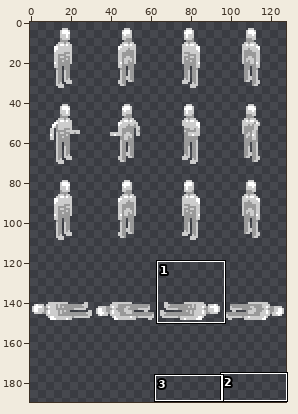
One commit to this sprite sheet: chars/1.png. The picture above shows the old version from afar; the outline marks the close-up.
Close-up. Before the edit:
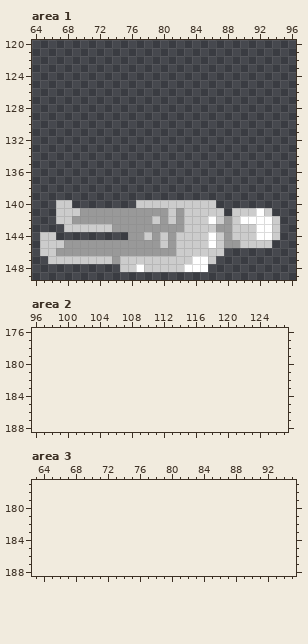
The file is 128x152 pixels. Colours within 5 levels of each other are drawn and written as one. Shown: area 1: x 64..96, y 120..149; area 2: x 96..127, y 176..188; area 3: x 63..95, y 177..188. The old version is drawn lined up with the new one, on the new canvas. The commit also changed other parts of the picture, which this record leaves out.
After the commit:
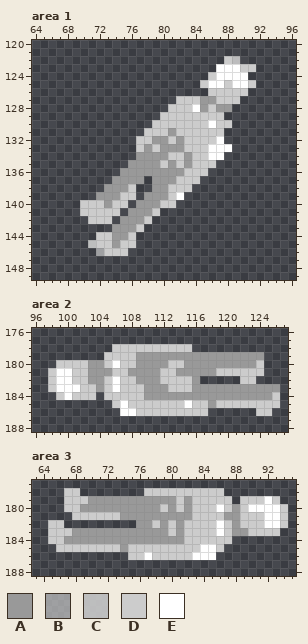
Palette (. is transparent): A #999999  B #ccccccaa  C #cccccce3  D #cccccc  E #ffffff
The exact change:
canvas 128x152 -> 128x190
Changed rows in their new state; - is an unchanged pixel.
Area 1:
first column x 65:
122 -----------------------DC-----
123 ----------------------EEEDD---
124 ---------------------DEEEE----
125 --------------------DEEDEED---
126 ---------------------DDDDD----
127 -----------------DDDAADDD-----
128 ----------------DDDEADAA------
129 ---------------DDDDDDDD-------
130 --------------DDDDDDDEDD------
131 -------------DDDADDDDDD-------
132 ------------DDAADADDDDE-------
133 ------------DADAAADDDEEE------
134 ------------AAAADDADDEE-------
135 -----------AAAADADADDD--------
136 ----------AAAAAAAADDD---------
137 ---------AAAA-AAADDD----------
138 --------AAAD--AADDD-----------
139 -------AAADD-AAADE------------
140 --..-DDDADD-AAA--.....--------
141 --...DDDDD.---D........-.....-
142 --....DDD.---D................
143 ---......---D.................
144 ..-----DDAAD..................
145 ......CDD-DD.................-
146 .......BDDD............-------
147 -.....................--------
148 ----------...........---------
Area 2:
first column x 98:
178 --------DDDDDDDDDD-----------
179 -------DDDDAAAAAAAAAAAAAAAA--
180 -DDDDAADEDDAAAADDAAAAAAAAAD--
181 DEEDDAAADDAAAADDAAAAADDDDDD--
182 DEEDDAADEDDAAADDDDA-----DD---
183 DEEEDDADEDDDAAADDDAAAAAAAAAAA
184 -DEDDD-DDDDDAAAAAAAAAAAAAAAAD
185 --------DEDDDDDDDEDDADDDDDDDD
186 ---------EEDDDDDDDDD------DD-
Area 3:
first column x 65:
178 --DD--------DDDDDDDDDD--------
179 --DDDAAAAAAAAAAADADDDDD-DDDED-
180 --DDAAAAAAAAAADADADDDEDADEEEED
181 ---DDDDDDAAAAAAAAADDDDAADDDEED
182 DD---------AADADADDDDEDADDDEED
183 DDDAAAAAAAAAAAADADDDDEDAADDDD-
184 DDAAAAAAAAAAAAAAADDDDDD-------
185 -DDDDDDDDADDDDDDDDDEED--------
186 ----------DDEDDDDDEEE---------
